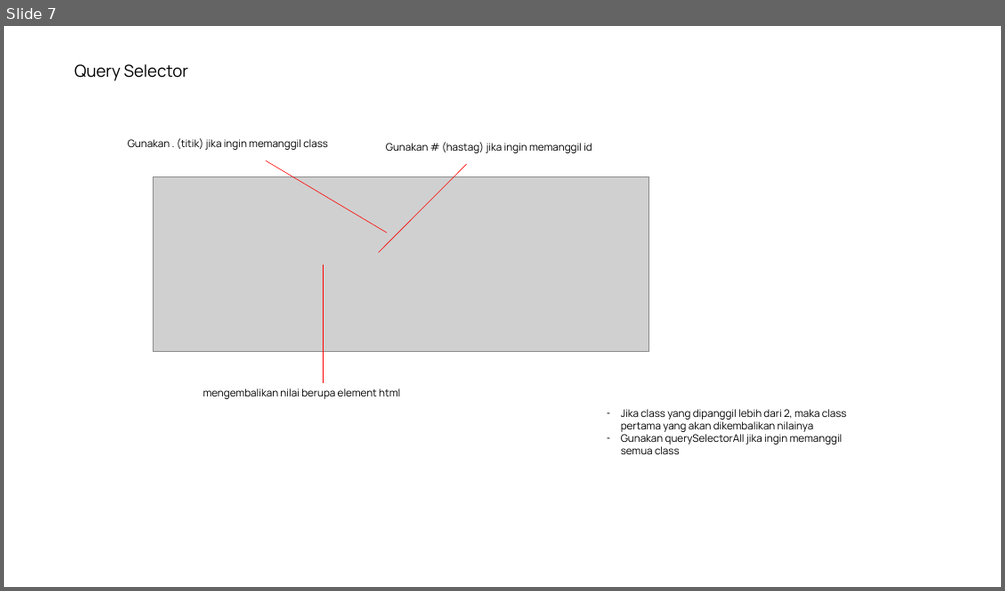
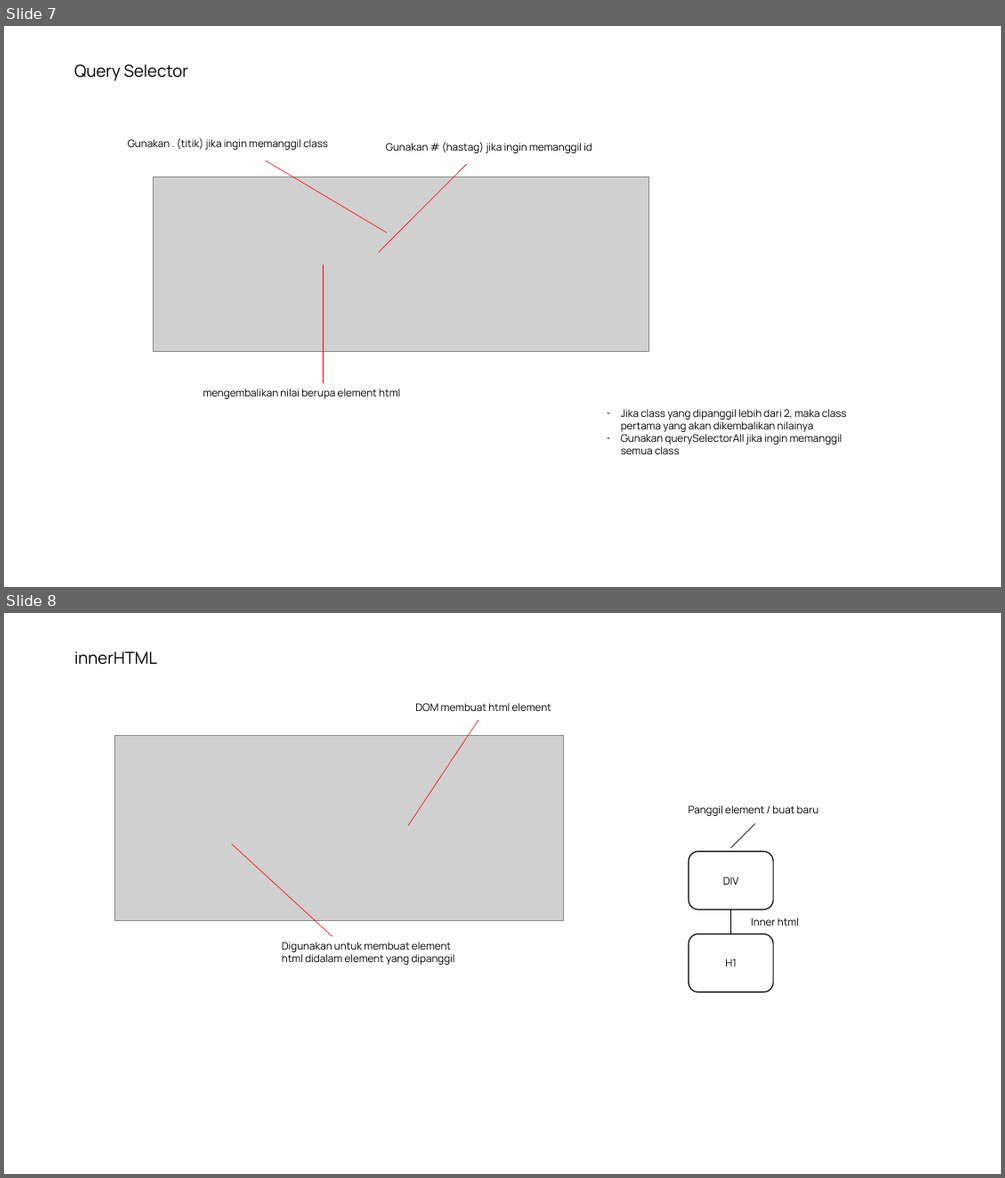
Before and after one commit to saddam-satria/learning-material, a slide deck: march/week-1/meeting-4/PPT.pptx. Shown one above the other, each under a label of ours: slide 7 before the commit, slides 7 and 8 after it. The pictures are 1005x591 and 1005x1178 pixels, drawn with LibreOffice and Linux fonts; fonts in the diff are those of the drawing; grey boxes stand for pictures. Boxes give left, top, right and bottom in pixels: in the first picture for what was removed or moved away, otherwise in the second. Text is boxed around its words. In the diff, an @@ line names an element or a change of style, - is before the commit and + after.

```diff
--- a/march/week-1/meeting-4/PPT.pptx
+++ b/march/week-1/meeting-4/PPT.pptx
@@ slide 8 added at (x1=4, y1=613, x2=1001, y2=1174), background #FFFFFF @@
@@ text added at (x1=74, y1=651, x2=157, y2=665), 16 pt, text #000000 @@
+innerHTML
@@ text added at (x1=415, y1=703, x2=551, y2=711), 10 pt, text #000000 @@
+DOM membuat html element
@@ picture added at (x1=114, y1=736, x2=563, y2=921) @@
@@ line added from (409, 826) to (478, 720), #FF0000 0.5 pt @@
@@ text added at (x1=688, y1=805, x2=818, y2=816), 10 pt, text #000000 @@
+Panggil element / buat baru
@@ line added from (755, 824) to (731, 848), #000000 0.5 pt @@
@@ line added from (232, 844) to (332, 936), #FF0000 0.5 pt @@
@@ rounded rectangle added at (x1=689, y1=852, x2=774, y2=910), fill #FFFFFF, outline #000000 1 pt, 10 pt, text #000000 @@
+DIV
@@ line added from (731, 909) to (731, 933), #000000 0.5 pt @@
@@ text added at (x1=751, y1=917, x2=799, y2=925), 10 pt, text #000000 @@
+Inner html
@@ text added at (x1=282, y1=941, x2=455, y2=965), 10 pt, text #000000 @@
+Digunakan untuk membuat element html didalam element yang dipanggil
@@ rounded rectangle added at (x1=689, y1=933, x2=774, y2=992), fill #FFFFFF, outline #000000 1 pt, 10 pt, text #000000 @@
+H1
```
Also in this commit, not shown: 2 other slides added, 12 other files.
